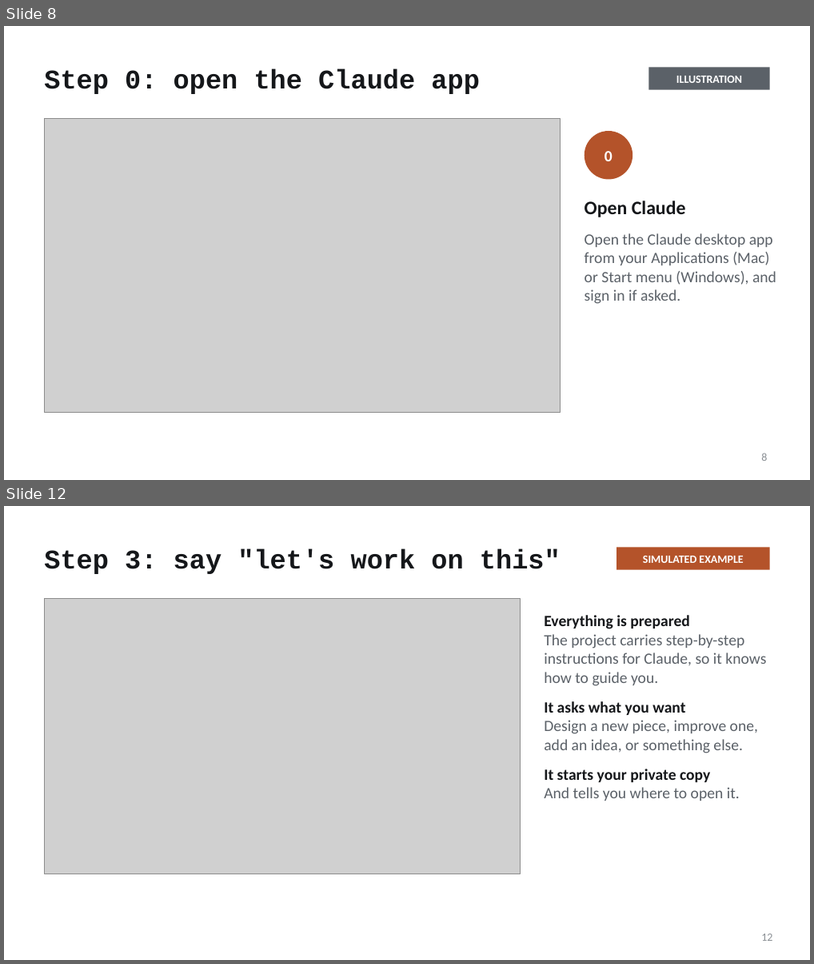
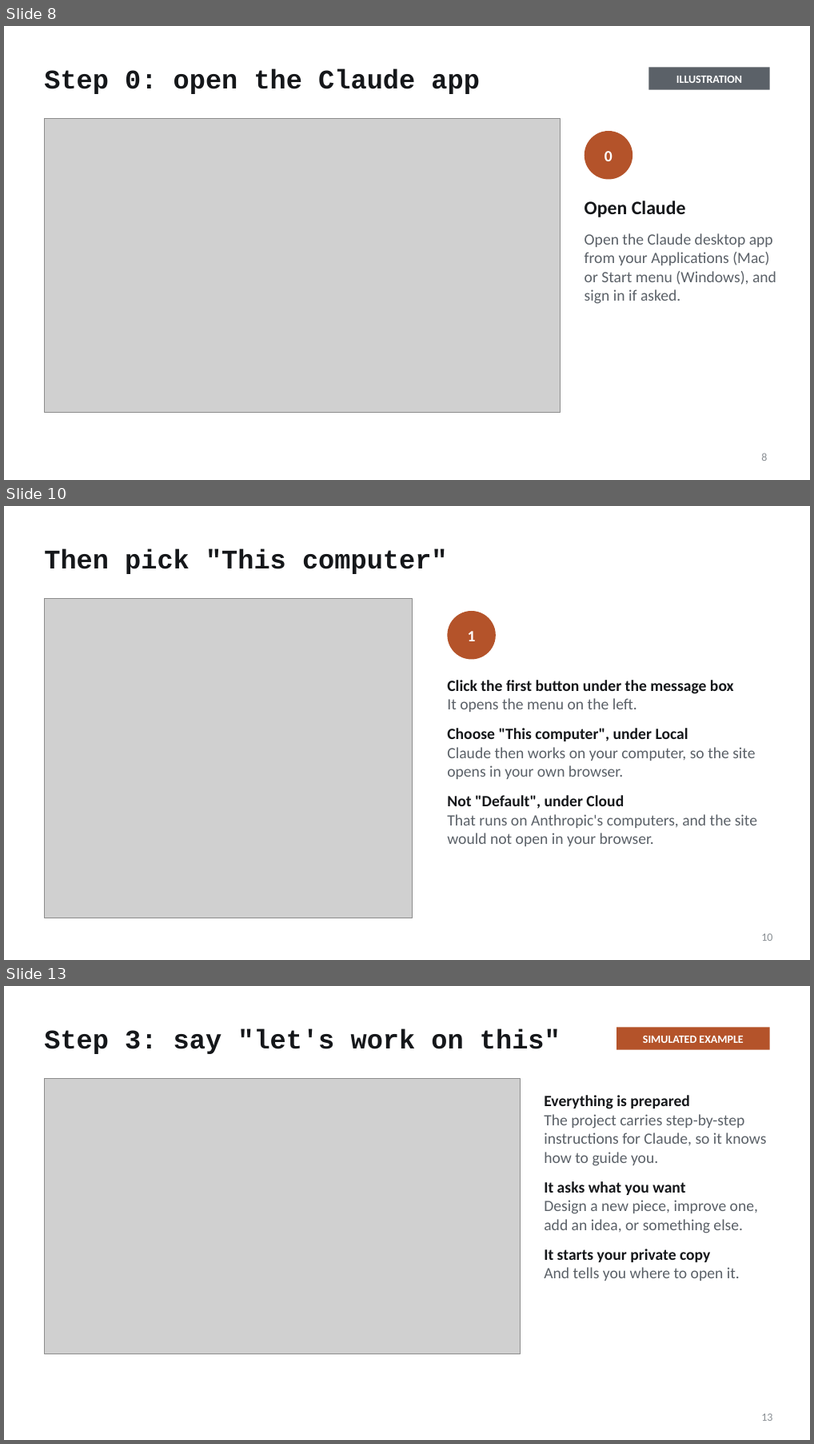
Before and after one commit to mfprado/acrylic-furniture, a slide deck: docs/contributing-guide.pptx. Shown one above the other, each under a label of ours: slides 8 and 12 before the commit, slides 8, 10 and 13 after it; the slides between them are not shown. The pictures are 814x964 and 814x1444 pixels, drawn with LibreOffice and Linux fonts; fonts in the diff are those of the drawing; grey boxes stand for pictures. Boxes give left, top, right and bottom in pixels: in the first picture for what was removed or moved away, otherwise in the second. Text is boxed around its words. In the diff, an @@ line names an element or a change of style, - is before the commit and + after.

```diff
--- a/docs/contributing-guide.pptx
+++ b/docs/contributing-guide.pptx
@@ slide 10 added at (x1=4, y1=506, x2=810, y2=960), background #FFFFFF @@
@@ title added at (x1=44, y1=549, x2=448, y2=574), 24 pt, text #15171A, bold @@
+Then pick "This computer"
@@ picture added at (x1=44, y1=599, x2=412, y2=917) @@
@@ ellipse added at (x1=447, y1=611, x2=496, y2=660), fill #B4532A, 14 pt, text #FFFFFF, bold @@
+1
@@ text added at (x1=447, y1=680, x2=758, y2=846), 14 pt, text #5B6168 @@
+Click the first button under the message box
+It opens the menu on the left.
+Choose "This computer", under Local
+Claude then works on your computer, so the site opens in your own browser.
+Not "Default", under Cloud
+That runs on Anthropic's computers, and the site would not open in your browser.
@@ page number added at (x1=762, y1=933, x2=773, y2=940), 10 pt, text #8A8F94 @@
+10
@@ what was slide 12 is now slide 13 @@
```
Also in this commit, not shown: 5 slides changed, 3 other files.
